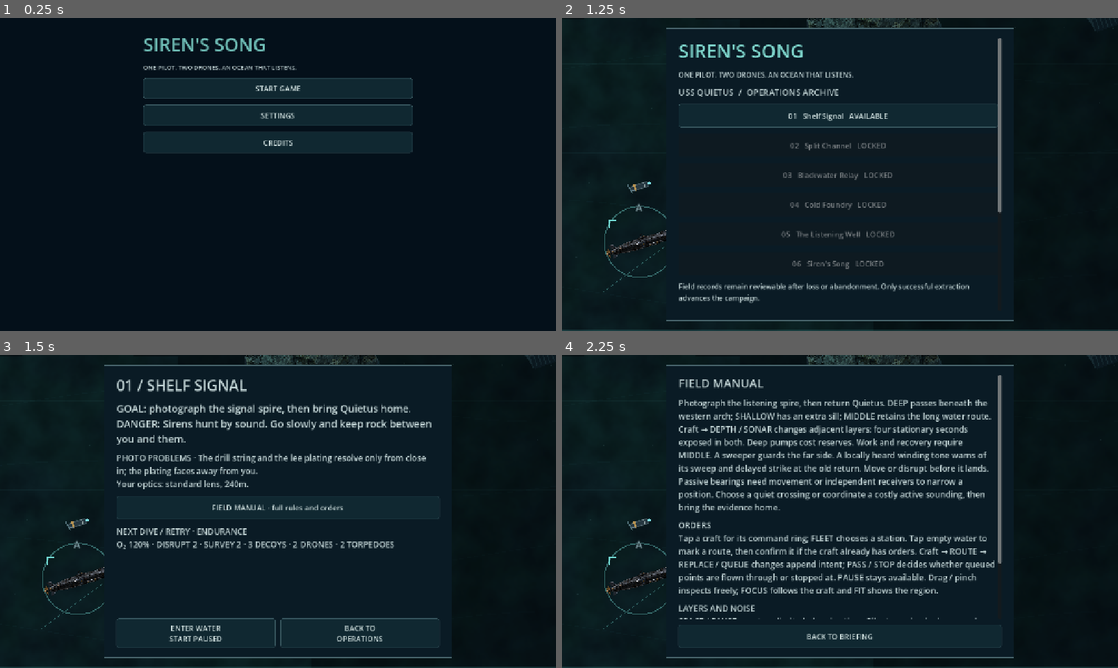
Above: before the commit, frames 1-4 (two rows, left to right).
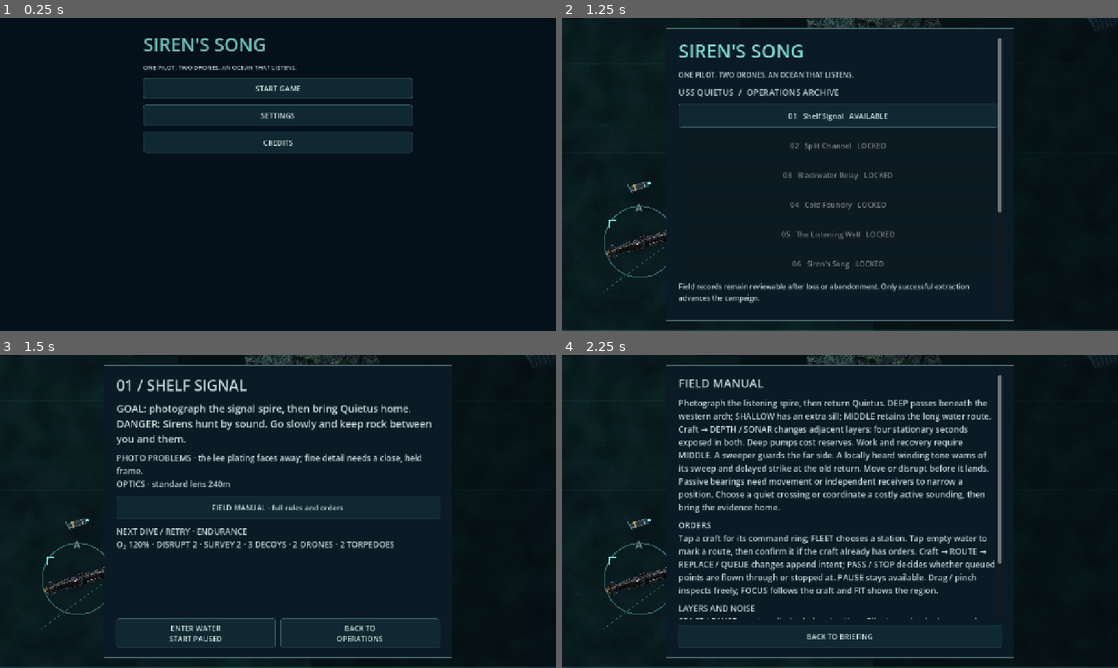
Above: after the commit, the same moments.

Repository: pemunson90-cmd/Siren-s-Song
Game: Godot game, scene res://scenes/main.tscn
Same seed, same stepped clock (60 frames per second), same inputs: the game is played once before the commit and once after it. Sound files missing from this copy of the repository are replaced by a short silence.
Inputs:
- Up to frame 1 (0.25 s): no input
- Up to frame 2 (1.25 s): click "START GAME" at 0.5 s
- Up to frame 3 (1.5 s): click "01 Shelf Signal AVAILABLE" at 1.25 s
- Up to frame 4 (2.25 s): click "FIELD MANUAL · full rules and…" at 2 s

Frames 1-2 are identical in both runs. In frame 3, 1.2% of the frame differs, in the area x 21-77%, y 31-43%; in frame 4, less than 0.1%.

Commit message:
Priced shots: data pass, tests, CI registration, docs
Co-Authored-By: Claude Sonnet 5.5 <noreply@anthropic.com>
Claude-Session: https://claude.ai/code/session_01C7knSy7MdmwQJBzjgnFzXj

Diff:
--- a/game/src/presentation/photo_pricing/photo_pricing_hints.gd
+++ b/game/src/presentation/photo_pricing/photo_pricing_hints.gd
@@ -13,6 +13,10 @@
 # The id due now, or "". `seen` tells whether an id was already shown.
 static func wanted(sim,op:int,seen:Callable)->String:
 	if applies("priced_film",op) and not seen.call("priced_film") and Pricing.film_used(sim)>=2:return "priced_film"
+	var due:=false
+	for id in ["priced_light","priced_window","priced_reach"]:
+		if applies(id,op) and not seen.call(id):due=true
+	if not due:return ""
 	var view:Dictionary=_armed(sim)
 	if view.is_empty():return ""
 	var r:Dictionary=Pricing.readout(sim,int(view.unit),view.o)
--- a/game/src/simulation/photo_pricing/photo_pricing_briefing.gd
+++ b/game/src/simulation/photo_pricing/photo_pricing_briefing.gd
@@ -5,11 +5,11 @@
 const Equipment=preload("res://src/equipment/equipment_catalog.gd")
 static func optics_text(fit:Dictionary)->String:
 	var parts:PackedStringArray=[]
-	if Equipment.has(fit,0,"quietus_tele_lens"):parts.append("tele lens, 360m reach, still heard at 520m")
+	if Equipment.has(fit,0,"quietus_tele_lens"):parts.append("tele 360m, shutter still heard at 520m")
 	if Equipment.has(fit,0,"photo_flash"):parts.append("flash, louder")
 	if Equipment.has(fit,0,"thermal_imager"):parts.append("thermal imager")
 	if Equipment.has(fit,0,"low_light_back"):parts.append("low-light back")
-	return ", ".join(parts) if not parts.is_empty() else "standard lens, 240m"
+	return ", ".join(parts) if not parts.is_empty() else "standard lens 240m"
 # Empty when the operation has no authored photo problems.
 static func line(op:int,fit:Dictionary)->String:
 	var problems:String=str(Table.PROBLEMS.get(op,""))
--- a/game/src/simulation/photo_pricing/photo_pricing_table.gd
+++ b/game/src/simulation/photo_pricing/photo_pricing_table.gd
@@ -55,17 +55,17 @@
 	"window_open": "%s OPEN · %ds left",
 	"window_wait": "%s OPENS IN %ds",
 	"problems": "PHOTO PROBLEMS · %s",
-	"optics": "Your optics: %s.",
+	"optics": "OPTICS · %s",
 }
 
 # Briefing "photo problems", one or two placeholder lines per operation. These
 # describe what the subject asks for; the fit line is appended from the fitting.
 const PROBLEMS := {
-	0: "The drill string and the lee plating resolve only from close in; the plating faces away from you.",
-	1: "The west relay's clock is dark: a drone cannot light it, the submarine must close in or flash.",
-	3: "The vent lining needs a close, steady frame inside sentinel sight. The frame bays open in a cycle.",
-	4: "The rib count shows only in its cycle. Film is short: plan the frames.",
-	5: "The warm fracture shows only to a thermal imager or up close. The crown throat needs a close, held frame.",
+	0: "the lee plating faces away; fine detail needs a close, held frame.",
+	1: "the west relay clock is dark; only the submarine can light it.",
+	3: "vent lining needs a close frame; frame bays open in a cycle.",
+	4: "rib count shows only in its cycle; film is short.",
+	5: "warm fracture needs thermal or a close look; throat needs a held frame.",
 }
 
 # First-play prompts (ids carry the priced_ prefix so a saved list stays valid
@@ -83,18 +83,18 @@
 # Quietus still finishes every core job; these edits price the bonus intel.
 const EDITS := [
 	# Op 0 Shelf Signal: the lee plating and drill string ask for a held, close frame.
-	{"op": 0, "obj": 0, "feature": "drill", "set": {"dwell": 3.0}},
-	{"op": 0, "obj": 0, "feature": "scoring", "set": {"dwell": 3.5}},
+	{"op": 0, "obj": 0, "feature": "drill", "set": {"detail": 0.5, "dwell": 3.0}},
+	{"op": 0, "obj": 0, "feature": "scoring", "set": {"detail": 0.6, "dwell": 3.5}},
 	# Op 1 Split Channel: the west relay is dark; Quietus must close in, flash or wait. A drone lamp cannot do it.
 	{"op": 1, "obj": 0, "subject": {"glow": 0.1}},
-	{"op": 1, "obj": 0, "feature": "clock", "set": {"need": "light", "dwell": 2.5}},
-	{"op": 1, "obj": 1, "feature": "clock", "set": {"detail": 0.44, "dwell": 2.5}},
+	{"op": 1, "obj": 0, "feature": "clock", "set": {"detail": 0.5, "need": "light", "dwell": 2.5}},
+	{"op": 1, "obj": 1, "feature": "clock", "set": {"detail": 0.55, "dwell": 2.5}},
 	# Op 3 Cold Foundry: held lining, and the open frames show only in a cycle.
-	{"op": 3, "obj": 0, "feature": "lining", "set": {"dwell": 3.0}},
-	{"op": 3, "obj": 1, "feature": "frames", "set": {"window": [26.0, 10.0, 4.0], "dwell": 3.0}},
+	{"op": 3, "obj": 0, "feature": "lining", "set": {"detail": 0.58, "dwell": 3.0}},
+	{"op": 3, "obj": 1, "feature": "frames", "set": {"detail": 0.55, "window": [26.0, 10.0, 4.0], "dwell": 3.0}},
 	# Op 4 Listening Well: the rib count shows only in its own cycle.
-	{"op": 4, "obj": 0, "feature": "count", "set": {"window": [20.0, 8.0, 0.0], "dwell": 2.5}},
+	{"op": 4, "obj": 0, "feature": "count", "set": {"detail": 0.55, "window": [20.0, 8.0, 0.0], "dwell": 2.5}},
 	# Op 5 Siren's Song: held frames for the throat and the warm fracture.
-	{"op": 5, "obj": 0, "feature": "throat", "set": {"dwell": 2.5}},
-	{"op": 5, "obj": 1, "feature": "fracture", "set": {"dwell": 2.0}},
+	{"op": 5, "obj": 0, "feature": "throat", "set": {"detail": 0.6, "dwell": 2.5}},
+	{"op": 5, "obj": 1, "feature": "fracture", "set": {"detail": 0.45, "dwell": 2.0}},
 ]
--- a/game/tests/photo_pricing_tests.gd
+++ b/game/tests/photo_pricing_tests.gd
@@ -143,7 +143,7 @@
 	var b0=Briefing.line(0,plain_fit)
 	check(b0.contains("PHOTO PROBLEMS") and b0.contains("standard lens"),"op 0 briefing names the photo problem and the optics")
 	var tele_fit=Equipment.canonical({"quietus":"quietus_tele_lens","drone_a":"","drone_b":""})
-	check(Briefing.line(3,tele_fit).contains("tele lens") and Briefing.line(2,tele_fit).is_empty(),"the line follows the fitting and skips unphotographed ops")
+	check(Briefing.line(3,tele_fit).contains("tele 360m") and Briefing.line(2,tele_fit).is_empty(),"the line follows the fitting and skips unphotographed ops")
 	check(b0.split("\n").size()<=2,"the briefing line is at most two lines")
 	# 12 / Hints: once-only ids, kept valid without the module.
 	check(Hints.applies("priced_reach",0) and Hints.applies("priced_light",1) and Hints.applies("priced_window",3) and Hints.applies("priced_film",4),"four hints over ops 0 to 4")
@@ -166,7 +166,22 @@
 			for rr in f.rows:
 				if rr.id in o.subject.required and not rr.ready and not str(rr.why).begins_with("WAITING"):ok=false
 			check(ok,"op %d objective %d required feature resolves for bare Quietus at 90m"%[id,i])
-	# 14 / Probes restore everything on a fresh mission.
+	# 14 / The data pass prices bonus intel: bare stands inside Siren sight, tele and thermal open standoff.
+	var sp=fresh(0);var so=sp.mission.objectives[0]
+	var tl=fresh(0);tl.mission.launch_equipment=Equipment.canonical({"quietus":"quietus_tele_lens","drone_a":"","drone_b":""})
+	for f in so.subject.features:
+		var side=so.pos+Vector2.from_angle(float(so.subject.facing)+float(f.bearing))*100.0
+		sp.units[0].pos=side;tl.units[0].pos=side
+		if f.id=="beacon":continue
+		var bare_reach=Pricing.reach_of(sp,0,so,f.id,false);var tele_reach=Pricing.reach_of(tl,0,tl.mission.objectives[0],f.id,false)
+		check(bare_reach>80.0 and bare_reach<=180.0,"bare Quietus resolves %s only inside silent Siren sight (%d)"%[f.id,bare_reach])
+		check(tele_reach>180.0 and tele_reach<=Table.SIREN_SIGHT,"tele resolves %s from outside silent sight but inside the shutter ring (%d)"%[f.id,tele_reach])
+	var wk=fresh(5);var wo=wk.mission.objectives[1]
+	var th=fresh(5);th.mission.launch_equipment=Equipment.canonical({"quietus":"thermal_imager","drone_a":"","drone_b":""})
+	var wside=wo.pos+Vector2.from_angle(float(wo.subject.facing))*100.0
+	wk.units[0].pos=wside;th.units[0].pos=wside
+	check(Pricing.reach_of(th,0,th.mission.objectives[1],"fracture",false)>2.0*Pricing.reach_of(wk,0,wo,"fracture",false),"the thermal imager opens the warm fracture from far beyond a bare approach")
+	# 15 / Probes restore everything on a fresh mission.
 	var clean=fresh(0);put(clean,0,at(spire,facing+PI,150),facing)
 	Pricing.reach_of(clean,0,clean.mission.objectives[0],"scoring",true)
 	check(not clean.mission.has("photo") and clean.units[0].pos==at(spire,facing+PI,150),"probing does not create photo state or move the craft")
--- /dev/null
+++ b/game/tests/photo_pricing_ui_tests.gd
@@ -0,0 +1,60 @@
+extends SceneTree
+# PRICED SHOTS through the real Main: briefing line, viewfinder strip, chart rings,
+# the four once-only prompts and the film count on the camera control.
+const Pricing=preload("res://src/simulation/photo_pricing/photo_pricing.gd")
+var checks=0
+var failures=0
+var game
+func check(ok,label):
+	checks+=1
+	if not ok:failures+=1;printerr("FAIL ",label)
+func _initialize():call_deferred("run")
+func settle():
+	for n in 4:await process_frame
+func labels(node)->String:
+	var shown=""
+	for c in node.get_children():
+		if c is Label:shown+=c.text+"\n"
+	return shown
+func run():
+	root.size=Vector2i(1280,720);await process_frame;await process_frame
+	game=load("res://scenes/main.tscn").instantiate();game.capture_scenario="runtime-test";root.add_child(game)
+	game.store.path="user://priced-ui.save"
+	for suffix in ["",".bak",".tmp"]:DirAccess.remove_absolute(game.store.path+suffix)
+	await settle()
+	# Briefing: a short photo-problems line above the fitting choice.
+	game._briefing(0);await settle()
+	var shown=labels(game.panel_box)
+	check(shown.contains("PHOTO PROBLEMS") and shown.contains("OPTICS"),"the briefing names the photo problems and the optics")
+	check(shown.length()<420,"the opening briefing stays short")
+	game._briefing(2);await settle()
+	check(not labels(game.panel_box).contains("PHOTO PROBLEMS"),"an operation without photo subjects shows no line")
+	# Dive: viewfinder, chart rings and the reach prompt.
+	game.hints_seen=["move","pause","drone","sweep","noise"]
+	game._start_mission(0);await settle()
+	var s=game.sim;s.sirens=[];s.units[1].alive=false;s.units[2].alive=false
+	var spire=Vector2(1300,300);var facing=2.74
+	s.units[0].pos=spire+Vector2.from_angle(facing+PI)*150;s.units[0].angle=facing;s.units[0].vel=Vector2.ZERO
+	game.ocean.sim=s;game._refresh();game.ocean._process(0.0);await settle()
+	var feed=game.ocean.optical_feed
+	check(feed.visible,"the viewfinder is open")
+	feed.queue_redraw();game.ocean.queue_redraw();await settle()
+	var rings=Pricing.chart_rings(s)
+	check(not rings.is_empty() and float(rings.plain)>0.0 and rings.label=="SCORED PLATING","the chart has a reach ring for the key detail")
+	var hints=game.mission_hud.hints
+	check(hints.panel.visible and hints.current=="priced_reach" and "priced_reach" in game.hints_seen,"arming the camera shows the reach prompt once")
+	check(hints.label.text.contains("Closer is clearer"),"the prompt text is the table text")
+	hints.dismiss();game._refresh();await settle()
+	check(not hints.panel.visible,"the prompt can be dismissed and does not return")
+	check(game.order_buttons.camera.text=="PHOTO" or true,"camera control still builds")
+	s.command("camera");s.paused=false
+	for n in 30:s.advance(1./60)
+	s.paused=true;game._refresh();feed.queue_redraw();await settle()
+	check(Pricing.film_left(s,0)==7,"the exposure spent one film")
+	# Stale prompt retires when the camera is put away.
+	game.hints_seen=["move","pause","drone","sweep","noise"];hints.dismiss()
+	s.captures[0]={};s.units[0].pos=Vector2(200,800);game._refresh();await settle()
+	check(hints.current!="priced_reach" or not hints.panel.visible,"a camera prompt does not linger with no subject")
+	game.queue_free();await process_frame
+	for suffix in ["",".bak",".tmp"]:DirAccess.remove_absolute("user://priced-ui.save"+suffix)
+	print("PHOTO PRICING UI CHECKS ",checks," FAILURES ",failures);quit(1 if failures else 0)
Not shown, changed: .github/workflows/gauntlet-pr-checks.yml
Not shown, changed: docs/PHOTO_RECON.md
